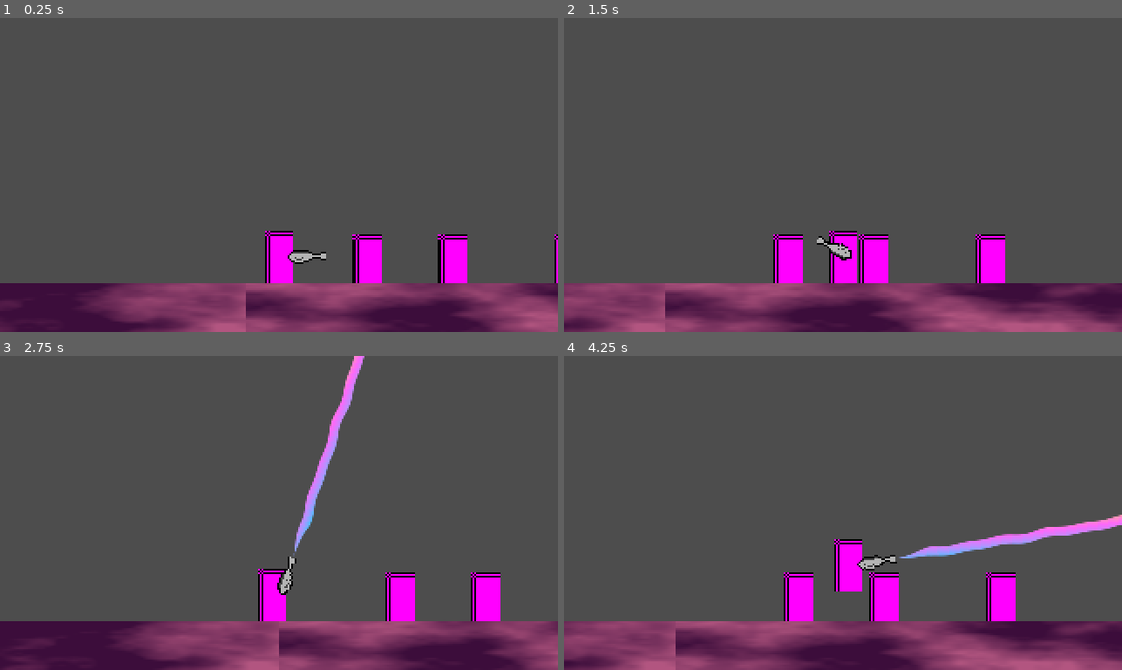
Above: before the commit, frames 1-4 (two rows, left to right).
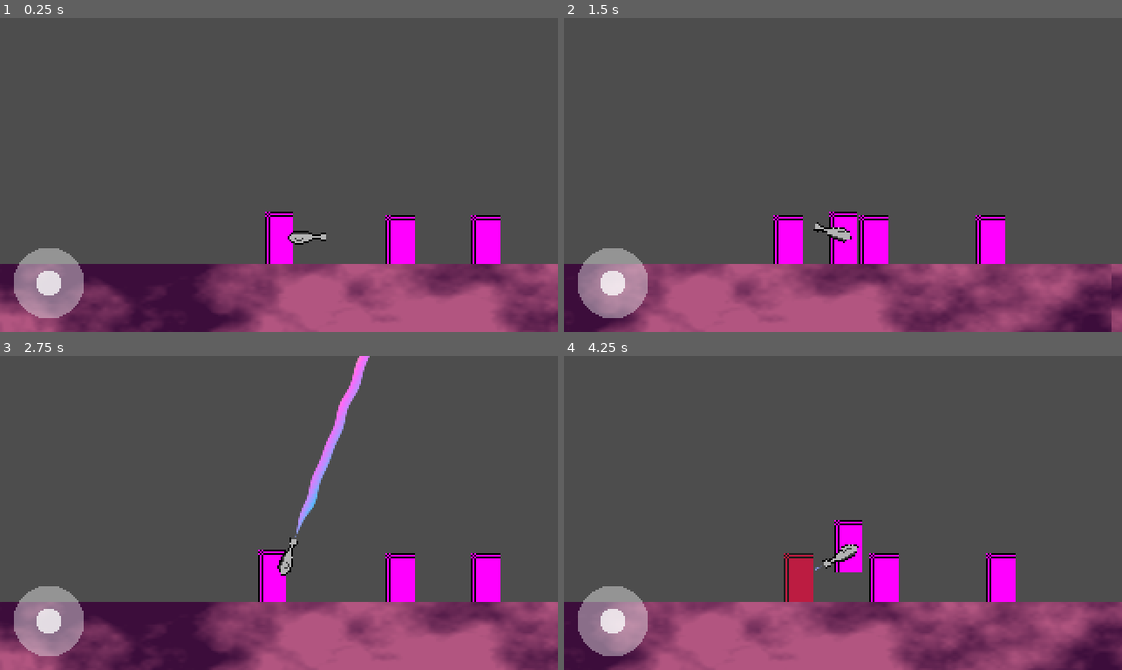
Above: after the commit, the same moments.

Repository: otherotherjosh/RhythmShooter
Game: Godot game, scene res://run n gun/run_n_gun.tscn
Same seed, same stepped clock (60 frames per second), same inputs: the game is played once before the commit and once after it.
Inputs (mouse positions are in pixels of both pictures, inside the frame that each line leads up to):
- Up to frame 1 (0.25 s): no input
- Up to frame 2 (1.5 s): tap Enter (ui_accept) at 0.5, 0.77 s; move the mouse to (965, 159) at 0.52 s; hold D (move_right) 0.53-1.25 s; hold X (shoot) 0.53-1.25 s; click (965, 159) at 0.67 s; drag from (731, 190) to (815, 237) at 1.27 s
- Up to frame 3 (2.75 s): tap Enter (ui_accept) at 2 s; move the mouse to (334, 443) at 2.02 s; hold A (move_left) from 2.03 s (still down); hold X (shoot) from 2.03 s (still down); click (334, 443) at 2.17 s
- Up to frame 4 (4.25 s): release A (move_left) at 2.75 s; release X (shoot) at 2.75 s; drag from (815, 575) to (675, 465) at 2.77 s; tap Enter (ui_accept) at 3.5, 3.77 s; move the mouse to (1010, 560) at 3.52 s; hold D (move_right) from 3.53 s (still down); hold X (shoot) from 3.53 s (still down); click (1010, 560) at 3.67 s

The runs differ from the first frame. In frame 1, 22% of the frame differs, in the area x 0-100%, y 61-100%; in frame 2, 19%; in frame 3, 19%; in frame 4, 21%.

Commit message:
feat: add touch screen virtual joystick

Diff:
--- /dev/null
+++ b/run n gun/joystick.gd
@@ -0,0 +1,73 @@
+extends Control
+
+
+var center: Vector2:
+	get = _get_center
+var stick_position: Vector2:
+	set = _set_stick_position
+var move_event: InputEventAction
+var move_event_action: String:
+	set = _set_move_event_action
+
+@onready var stick: TextureRect = $Stick
+@onready var border: TextureRect = $Border
+
+
+func _ready() -> void:
+	move_event = InputEventAction.new()
+
+
+func _process(delta: float) -> void:
+	if stick_position:
+		call_move_event()
+
+
+func _on_gui_input(event: InputEvent) -> void:
+	if event is InputEventScreenDrag:
+		move_stick(event.position)
+	if event is InputEventScreenTouch:
+		if event.is_pressed():
+			move_stick(event.position)
+		if event.is_released():
+			reset_stick()
+
+
+func move_stick(event_position: Vector2) -> void:
+	stick_position = event_position - center
+
+
+func reset_stick() -> void:
+	stick_position = Vector2.ZERO
+	release_move_event()
+
+
+func call_move_event() -> void:
+	move_event_action = "move_left" if stick_position.x < 0 else "move_right"
+	move_event.strength = absf(stick_position.x / (center.x))
+	move_event.pressed = true
+	Input.parse_input_event(move_event)
+
+
+func release_move_event() -> void:
+	if move_event_action:
+		move_event.pressed = false
+		Input.parse_input_event(move_event)
+
+
+func _get_center() -> Vector2:
+	return size / 2
+
+
+func _set_stick_position(value: Vector2) -> void:
+	stick_position = value
+	if stick_position.length() > border.size.x / 2:
+		stick_position = stick_position.normalized() * border.size.x / 2
+	stick.position = center + stick_position - stick.size / 2
+
+
+func _set_move_event_action(value: String) -> void:
+	if move_event_action == value:
+		return
+	release_move_event()
+	move_event_action = value
+	move_event.action = move_event_action
--- a/run n gun/run_n_gun.tscn
+++ b/run n gun/run_n_gun.tscn
@@ -1,9 +1,12 @@
-[gd_scene load_steps=24 format=3 uid="uid://bjmuq5rf6wiva"]
-
+[gd_scene load_steps=27 format=3 uid="uid://bjmuq5rf6wiva"]
+
+[ext_resource type="Script" uid="uid://b4es8iw3sjh83" path="res://run n gun/input_manager.gd" id="1_40wwe"]
 [ext_resource type="Script" uid="uid://iwq4cq3fgfpr" path="res://run n gun/combat_manager.gd" id="1_hlyqt"]
 [ext_resource type="Script" uid="uid://cp0b06k6ou4cp" path="res://run n gun/player.gd" id="1_xlvg8"]
+[ext_resource type="Script" uid="uid://c178mnnjqd18u" path="res://run n gun/joystick.gd" id="2_2hxpw"]
 [ext_resource type="Texture2D" uid="uid://ciswcqowsdlof" path="res://run n gun/gun.png" id="2_vev06"]
 [ext_resource type="Script" uid="uid://c3q2gwvedso8f" path="res://run n gun/gun.gd" id="2_vkshs"]
+[ext_resource type="Texture2D" uid="uid://leh4xwbo372l" path="res://run n gun/joystick_outer.png" id="3_xtvmq"]
 [ext_resource type="Shader" uid="uid://3dgar3u7ajoj" path="res://run n gun/laser_beam.gdshader" id="4_6nj64"]
 [ext_resource type="Script" uid="uid://caecimiap0ffe" path="res://run n gun/gun_laser_beam.gd" id="5_wfxnc"]
 [ext_resource type="Script" uid="uid://cxufssf4fvxi7" path="res://run n gun/gun_laser_beam_animation_step.gd" id="6_o1ksd"]
@@ -97,12 +100,69 @@
 [node name="RunNGun" type="Node2D"]
 texture_filter = 1
 
+[node name="InputManager" type="Node" parent="."]
+unique_name_in_owner = true
+script = ExtResource("1_40wwe")
+
+[node name="CanvasLayer" type="CanvasLayer" parent="."]
+
+[node name="Control" type="Control" parent="CanvasLayer"]
+texture_filter = 1
+layout_mode = 3
+anchors_preset = 15
+anchor_right = 1.0
+anchor_bottom = 1.0
+grow_horizontal = 2
+grow_vertical = 2
+mouse_filter = 2
+
+[node name="Joystick" type="Control" parent="CanvasLayer/Control"]
+layout_mode = 1
+anchors_preset = 2
+anchor_top = 1.0
+anchor_bottom = 1.0
+offset_top = -56.0
+offset_right = 56.0
+grow_horizontal = 2
+grow_vertical = 2
+script = ExtResource("2_2hxpw")
+
+[node name="Stick" type="TextureRect" parent="CanvasLayer/Control/Joystick"]
+modulate = Color(1, 1, 1, 0.760784)
+layout_mode = 1
+anchors_preset = 15
+anchor_right = 1.0
+anchor_bottom = 1.0
+offset_left = 21.0
+offset_top = 21.0
+offset_right = -21.0
+offset_bottom = -21.0
+grow_horizontal = 2
+grow_vertical = 2
+pivot_offset = Vector2(7, 7)
+texture = ExtResource("3_xtvmq")
+expand_mode = 1
+
+[node name="Border" type="TextureRect" parent="CanvasLayer/Control/Joystick"]
+modulate = Color(1, 1, 1, 0.4)
+layout_mode = 1
+anchors_preset = 15
+anchor_right = 1.0
+anchor_bottom = 1.0
+offset_left = 8.0
+offset_top = 8.0
+offset_right = -8.0
+offset_bottom = -8.0
+grow_horizontal = 2
+grow_vertical = 2
+texture = ExtResource("3_xtvmq")
+
 [node name="CombatManager" type="Node" parent="."]
 unique_name_in_owner = true
 script = ExtResource("1_hlyqt")
 
 [node name="Player" type="CharacterBody2D" parent="."]
-position = Vector2(19, 135)
+position = Vector2(0, 126)
 script = ExtResource("1_xlvg8")
 
 [node name="Camera2D" type="Camera2D" parent="Player"]
@@ -141,7 +201,7 @@
 hit_from_inside = true
 
 [node name="Enemy" type="CharacterBody2D" parent="."]
-position = Vector2(70, 138)
+position = Vector2(70, 127)
 script = ExtResource("7_jsxa7")
 modulate_hurt = Color(1, 0.294167, 0.23, 0.627451)
 modulate_dying = Color(0, 0, 0, 1)
@@ -153,7 +213,7 @@
 shape = SubResource("CapsuleShape2D_o1ksd")
 
 [node name="Enemy2" type="CharacterBody2D" parent="."]
-position = Vector2(119, 138)
+position = Vector2(119, 127)
 script = ExtResource("7_jsxa7")
 modulate_hurt = Color(1, 0.294167, 0.23, 0.627451)
 modulate_dying = Color(0, 0, 0, 1)
@@ -165,7 +225,7 @@
 shape = SubResource("CapsuleShape2D_o1ksd")
 
 [node name="Enemy3" type="CharacterBody2D" parent="."]
-position = Vector2(186, 138)
+position = Vector2(186, 127)
 script = ExtResource("7_jsxa7")
 health = 3
 modulate_hurt = Color(1, 0.294167, 0.23, 0.627451)
@@ -184,12 +244,14 @@
 repeat_times = 999
 
 [node name="Sprite2D" type="Sprite2D" parent="Ground/Parallax2D"]
-position = Vector2(0, 167.5)
-scale = Vector2(1, 0.242187)
+position = Vector2(0, 161)
+scale = Vector2(0.5, 0.3125)
 texture = SubResource("NoiseTexture2D_2hxpw")
 
 [node name="StaticBody2D" type="StaticBody2D" parent="Ground"]
-position = Vector2(-2, 152)
+position = Vector2(0, 141)
 
 [node name="CollisionShape2D" type="CollisionShape2D" parent="Ground/StaticBody2D"]
 shape = SubResource("WorldBoundaryShape2D_xlvg8")
+
+[connection signal="gui_input" from="CanvasLayer/Control/Joystick" to="CanvasLayer/Control/Joystick" method="_on_gui_input"]
Not shown, added: run n gun/joystick.gd.uid
Binary file added: run n gun/joystick_outer.png
Not shown, added: run n gun/joystick_outer.png.import
